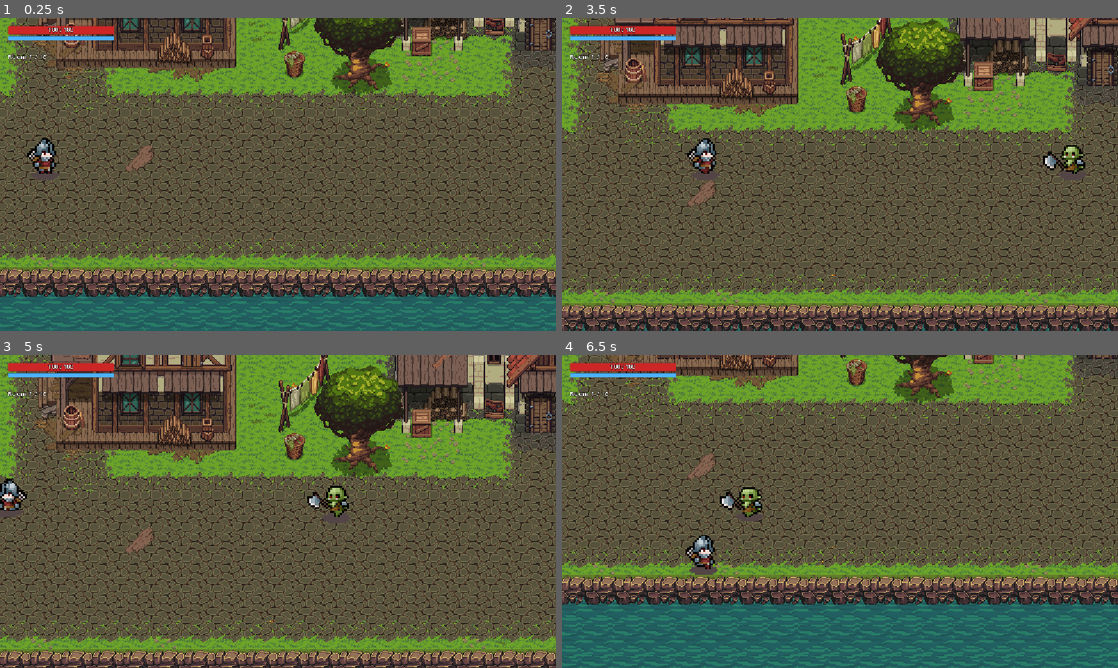
Above: before the commit, frames 1-4 (two rows, left to right).
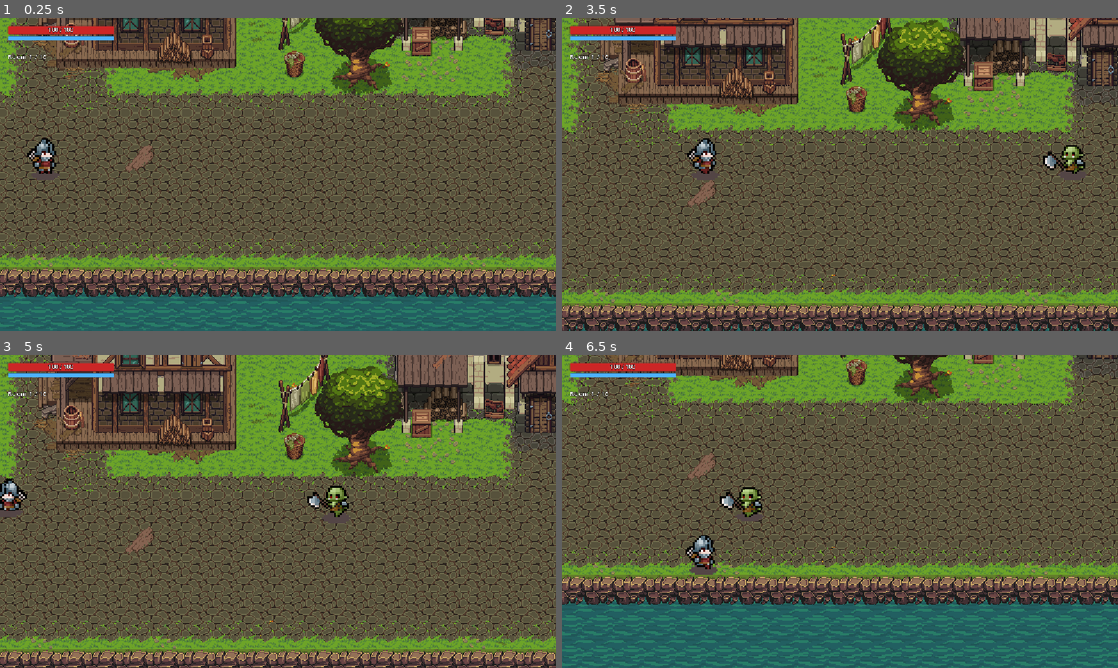
Above: after the commit, the same moments.

Repository: rburnham102/Knights-on-Roids
Game: Godot game, scene res://run.tscn
Two runs of this game, one before a commit and one after it. Both use one fixed random seed, a clock stepped at 60 frames per second and the inputs below.
Inputs (mouse positions are in pixels of both pictures, inside the frame that each line leads up to):
- Up to frame 1 (0.25 s): no input
- Up to frame 2 (3.5 s): tap Enter at 0.5 s; move the mouse to (962, 158) at 0.52 s; hold D (move_right) 0.53-1.28 s; click (962, 158) at 0.6 s; move the mouse to (728, 190) at 1.27 s; hold S (move_down) 1.28-2.03 s; right-click (728, 190) at 1.35 s; move the mouse to (895, 105) at 2.02 s; hold D (move_right) 2.03-2.78 s; tap Space (attack_light) at 2.1 s; move the mouse to (812, 237) at 2.77 s; hold W (move_up) from 2.78 s (still down); tap E (block) at 2.85 s
- Up to frame 3 (5 s): move the mouse to (444, 558) at 3.52 s; release W (move_up) at 3.53 s; hold A (move_left) from 3.53 s (still down); tap Shift (dodge) at 3.6 s; move the mouse to (111, 464) at 4.27 s; tap 1 at 4.35 s
- Up to frame 4 (6.5 s): move the mouse to (867, 511) at 5.02 s; release A (move_left) at 5.03 s; hold S (move_down) 5.03-5.78 s; tap 2 at 5.1 s; move the mouse to (756, 433) at 5.77 s; hold D (move_right) from 5.78 s (still down); tap 3 at 5.85 s

The runs differ from the first frame. In frame 1, 0.1% of the frame differs, in the area x 56-73%, y 0-24%; in frame 2, 0.4%, in the area x 56-73%, y 0-36%; in frame 3, 0.3%; in frame 4, less than 0.1%.

Commit message:
scenery fixes

Diff:
--- a/TileSet/FLSET1_v1.1/_PNG/Anim/green_tree.tscn
+++ b/TileSet/FLSET1_v1.1/_PNG/Anim/green_tree.tscn
@@ -78,9 +78,10 @@
 [node name="AnimatedSprite2D" type="AnimatedSprite2D" unique_id=922279893]
 process_mode = 3
 sprite_frames = SubResource("SpriteFrames_ernif")
-frame_progress = 0.8374517
+autoplay = "default"
+frame_progress = 0.8616885
 
-[node name="Area2D" type="Area2D" parent="." unique_id=597617629]
+[node name="Area2D" type="StaticBody2D" parent="." unique_id=566217963]
 position = Vector2(1, 41)
 
 [node name="CollisionShape2D" type="CollisionShape2D" parent="Area2D" unique_id=494120]
--- a/TileSet/FLSET1_v1.1/_PNG/Anim/green_tree2.tscn
+++ b/TileSet/FLSET1_v1.1/_PNG/Anim/green_tree2.tscn
@@ -58,13 +58,13 @@
 [node name="AnimatedSprite2D" type="AnimatedSprite2D" unique_id=922279893]
 sprite_frames = SubResource("SpriteFrames_ernif")
 animation = &"new_animation"
-frame_progress = 0.11769177
+autoplay = "new_animation"
+frame_progress = 0.68633306
 
-[node name="Area2D" type="Area2D" parent="." unique_id=597617629]
+[node name="Area2D" type="StaticBody2D" parent="." unique_id=2069830048]
 position = Vector2(1, 41)
 
 [node name="CollisionShape2D" type="CollisionShape2D" parent="Area2D" unique_id=494120]
-process_mode = 3
 light_mask = 0
 position = Vector2(3, 17)
 shape = SubResource("CircleShape2D_ernif")
